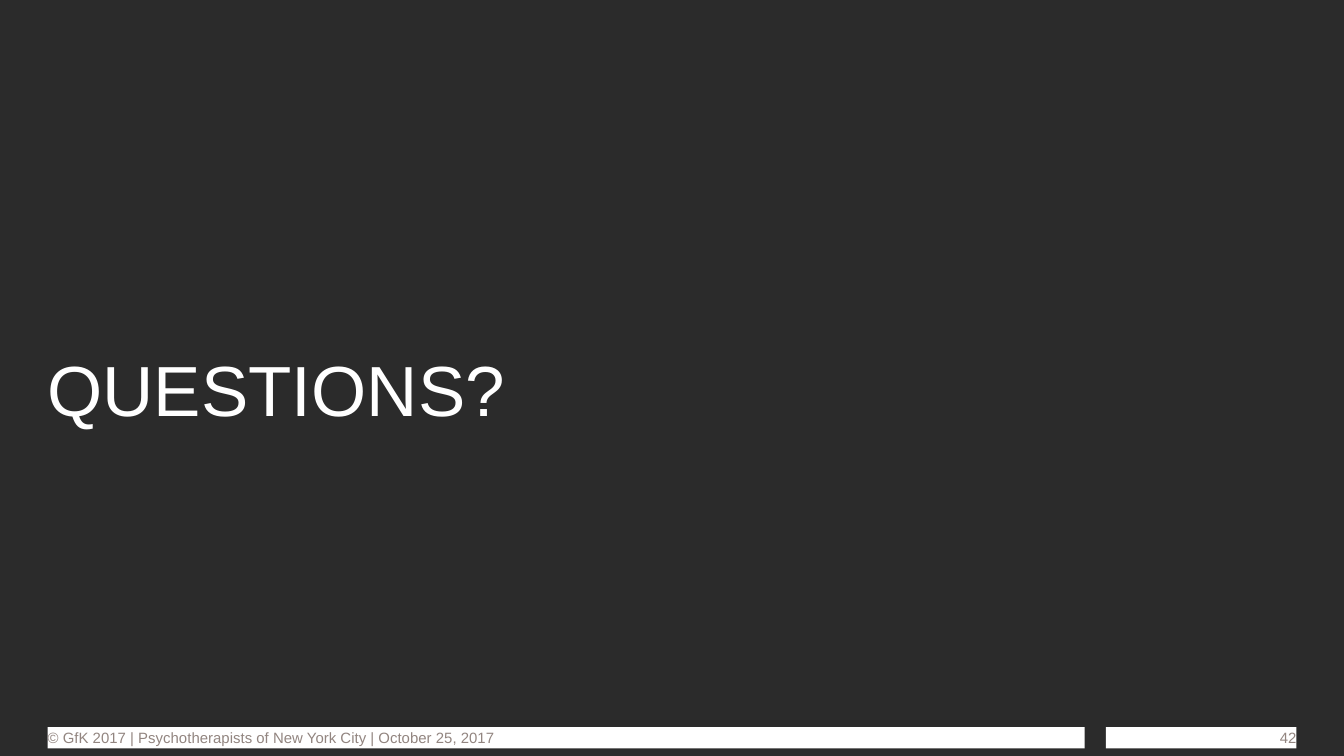
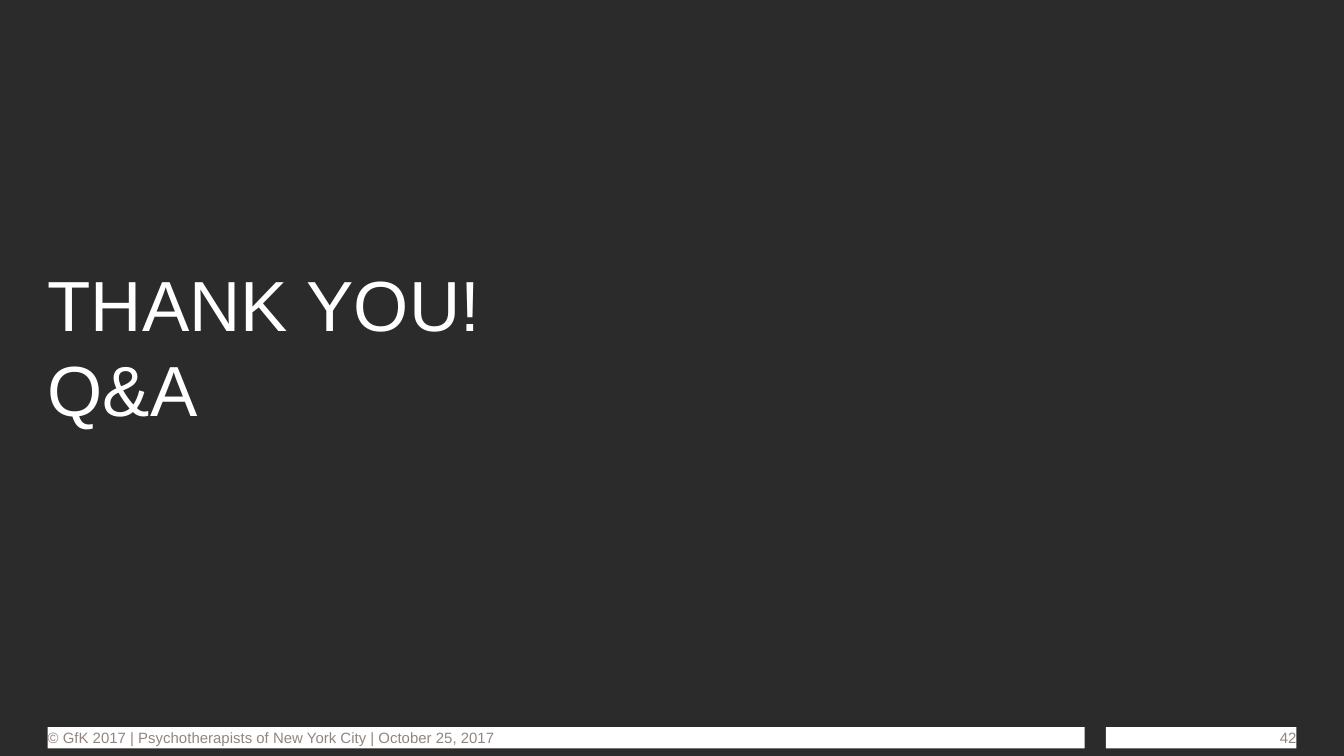
Before and after one commit to dl7631/psychotherapists, a slide deck: slide 42 of 2_Processing/NYC Psychotherapists.pptx. Drawn at 1344x756 pixels with LibreOffice and Linux fonts; fonts in the diff are those of the drawing; background and template pictures are left out; a plain dark background stands for a picture behind light text. Boxes give left, top, right and bottom in pixels: in the first picture for what was removed or moved away, otherwise in the second. Text is boxed around its words. In the diff, an @@ line names an element or a change of style, - is before the commit and + after.

```diff
--- a/2_Processing/NYC Psychotherapists.pptx
+++ b/2_Processing/NYC Psychotherapists.pptx
@@ title at <box>48,281,480,430</box>: text changed @@
-QUESTIONS?
+THANK YOU!
+Q&A
```
Also in this commit, not shown: 1 other slide changed, 1 other file.
